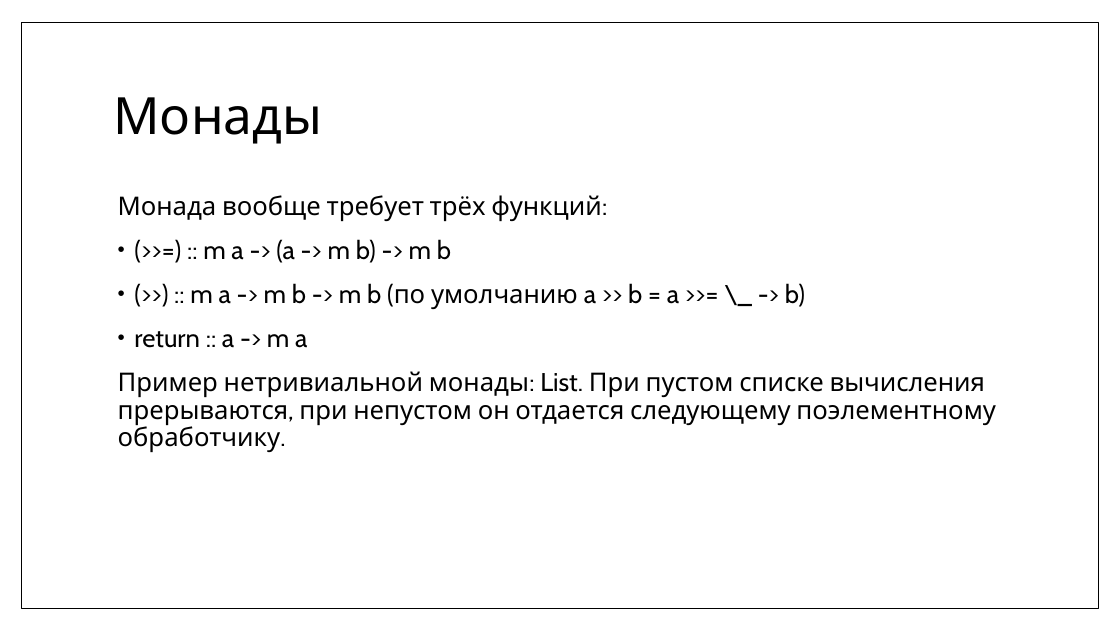
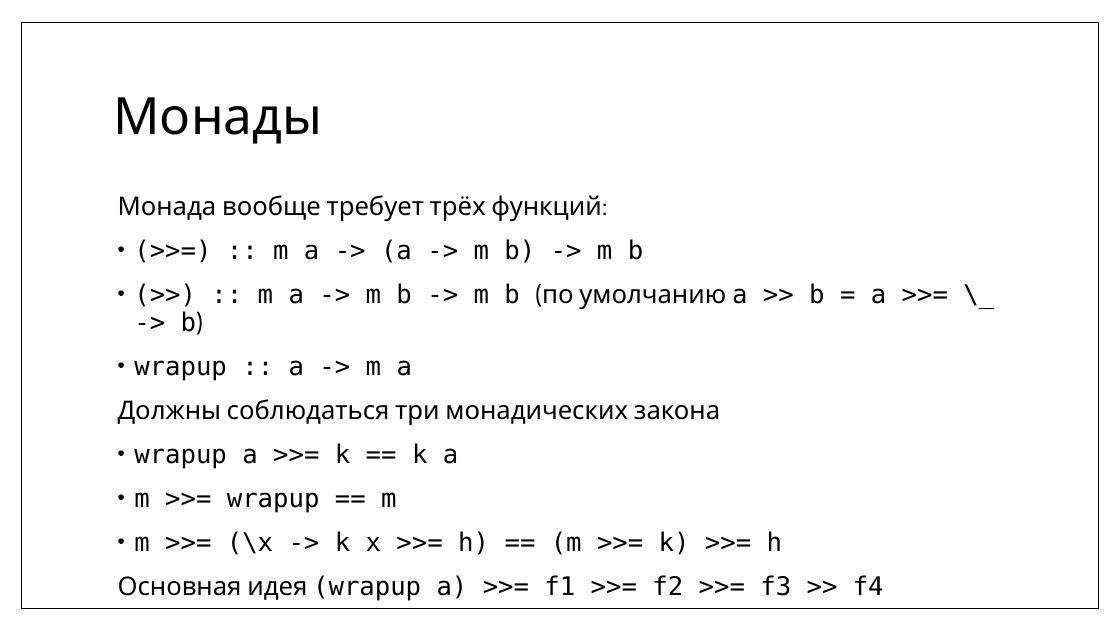
Before and after one commit to MIPT-ILab/cpp-lects-rus, a slide deck: slide 68 of slides/lec2-7-lambdas.pptx (slide 65 before the commit). Drawn at 1120x630 pixels with LibreOffice and Linux fonts; fonts in the diff are those of the drawing. Boxes give left, top, right and bottom in pixels: in the first picture for what was removed or moved away, otherwise in the second. Text is boxed around its words. In the diff, an @@ line names an element or a change of style, - is before the commit and + after.

```diff
--- a/slides/lec2-7-lambdas.pptx
+++ b/slides/lec2-7-lambdas.pptx
@@ text at (258, 239, 886, 309): font Cabin to DejaVu Sans Mono in "(>>=) :: m a -> (a -> ...", "(>>) :: m a -> m b ..." @@
@@ text at (118, 360, 884, 601): text changed; font Cabin to DejaVu Sans Mono @@
-• return :: a -> m a
-Пример нетривиальной монады: List. При пустом списке вычисления прерываются, при непустом он отдается следующему поэлементному обработчику.
+• wrapup :: a -> m a
+Должны соблюдаться три монадических закона
+• wrapup a >>= k == k a
+• m >>= wrapup == m
+• m >>= (\x -> k x >>= h) == (m >>= k) >>= h
+Основная идея (wrapup a) >>= f1 >>= f2 >>= f3 >> f4
```
Also in this commit, not shown: 8 other slides changed, 4 slides added, 14 other files.
